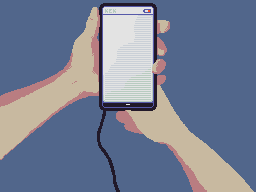
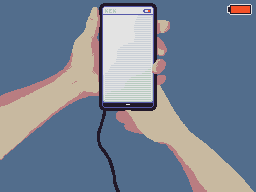
Layer changes from the first 256px x 192px image to the second:
added layer "Battery" above "UI" over [231, 6, 250, 13]
added layer "UI" above "PhoneScreen" over [227, 4, 252, 15]
painted on "Background" over [0, 0, 256, 192]
